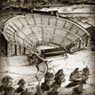
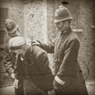
Layers edited between the first and the second w=95, h=95 image:
added layer "Layer 4" above "Layer 3" over [0, 0, 95, 95]
added layer "Layer 3" above "Layer 2" over [0, 0, 95, 95]
